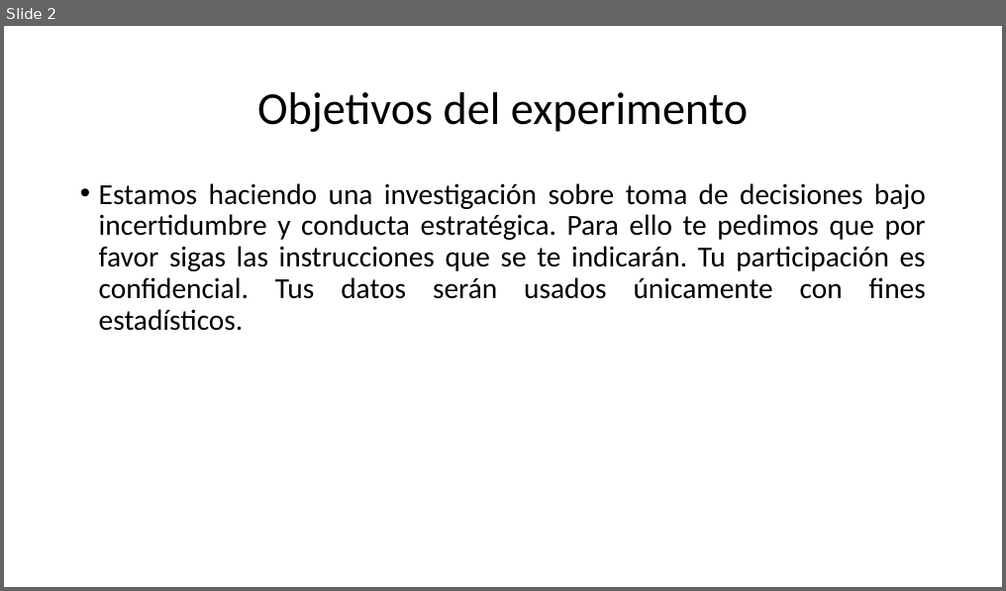
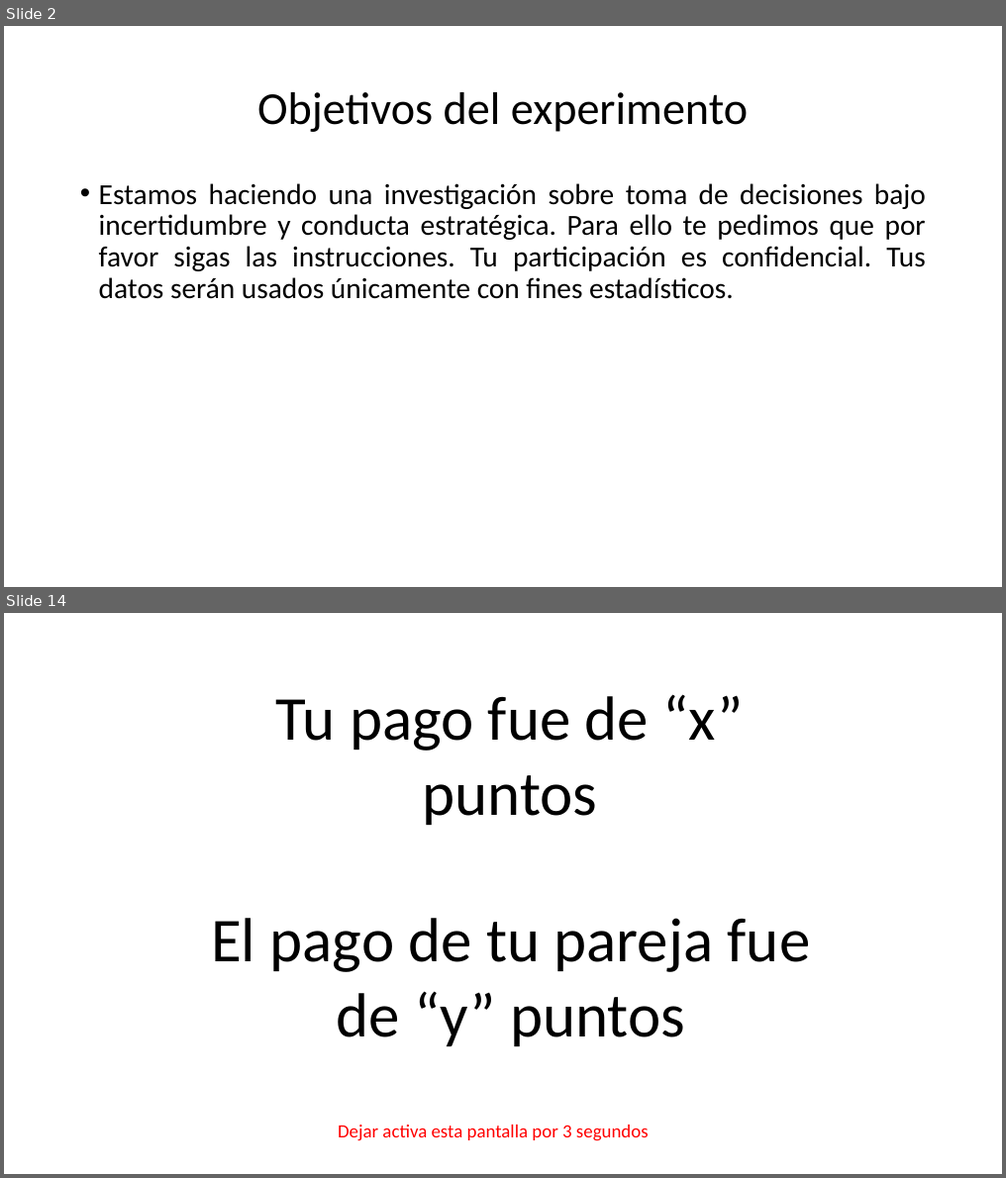
Before and after one commit to ManuelVU/Games-and-Quantal-Equilibrium, a slide deck: Instrucciones.pptx. Shown one above the other, each under a label of ours: slide 2 before the commit, slides 2 and 14 after it; the slides between them are not shown. The pictures are 1006x591 and 1006x1178 pixels, drawn with LibreOffice and Linux fonts; fonts in the diff are those of the drawing. Boxes give left, top, right and bottom in pixels: in the first picture for what was removed or moved away, otherwise in the second. Text is boxed around its words. In the diff, an @@ line names an element or a change of style, - is before the commit and + after.

```diff
--- a/Instrucciones.pptx
+++ b/Instrucciones.pptx
@@ slide 14 added at (x1=4, y1=613, x2=1002, y2=1174), background #FFFFFF @@
@@ text added at (x1=276, y1=694, x2=743, y2=825), 60 pt, text #000000 @@
+Tu pago fue de “x” puntos
@@ text added at (x1=211, y1=918, x2=811, y2=1047), 60 pt, text #000000 @@
+El pago de tu pareja fue de “y” puntos
@@ text added at (x1=338, y1=1125, x2=648, y2=1142), 18 pt, text #FF0000 @@
+Dejar activa esta pantalla por 3 segundos
@@ slide 2 changed as well @@
@@ text at (x1=99, y1=183, x2=926, y2=299): text changed @@
-• Estamos haciendo una investigación sobre toma de decisiones bajo incertidumbre y conducta estratégica. Para ello te pedimos que por favor sigas las instrucciones que se te indicarán. Tu participación es confidencial. Tus datos serán usados únicamente con fines estadísticos.
+• Estamos haciendo una investigación sobre toma de decisiones bajo incertidumbre y conducta estratégica. Para ello te pedimos que por favor sigas las instrucciones. Tu participación es confidencial. Tus datos serán usados únicamente con fines estadísticos.
```
Also in this commit, not shown: 3 other slides changed, 10 other slides added, 1 slide removed.
